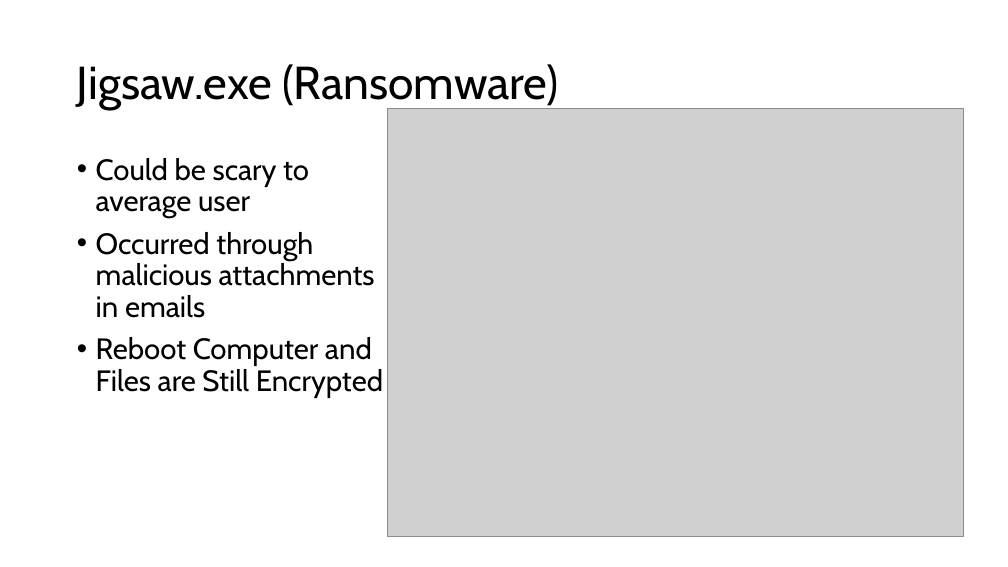
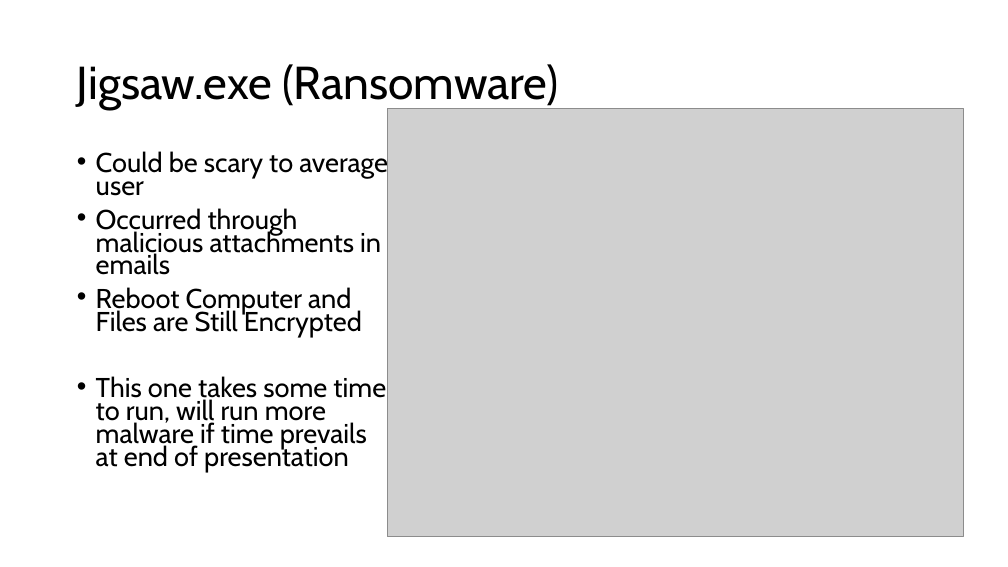
Before and after one commit to jacobchlebowski/cyber-outreach, a slide deck: slide 5 of Malware Presentation and Demonstration.pptx (slide 3 before the commit). Drawn at 1008x567 pixels with LibreOffice and Linux fonts; fonts in the diff are those of the drawing; grey boxes stand for pictures. Boxes give left, top, right and bottom in pixels: in the first picture for what was removed or moved away, otherwise in the second. Text is boxed around its words. In the diff, an @@ line names an element or a change of style, - is before the commit and + after.

```diff
--- a/Malware Presentation and Demonstration.pptx
+++ b/Malware Presentation and Demonstration.pptx
@@ text at <box>96,150,388,337</box>: size 28 to 25.9 pt in "Could be scary to average user", "Occurred through malicious attachments in emails", "Reboot Computer and Files are Still Encrypted"; line spacing 0.9 to 0.7 @@
@@ text at <box>96,376,386,472</box>: paragraph added @@
+• This one takes some time to run, will run more malware if time prevails at end of presentation
```
Also in this commit, not shown: 3 other slides changed, 7 slides removed, 1 other file.
